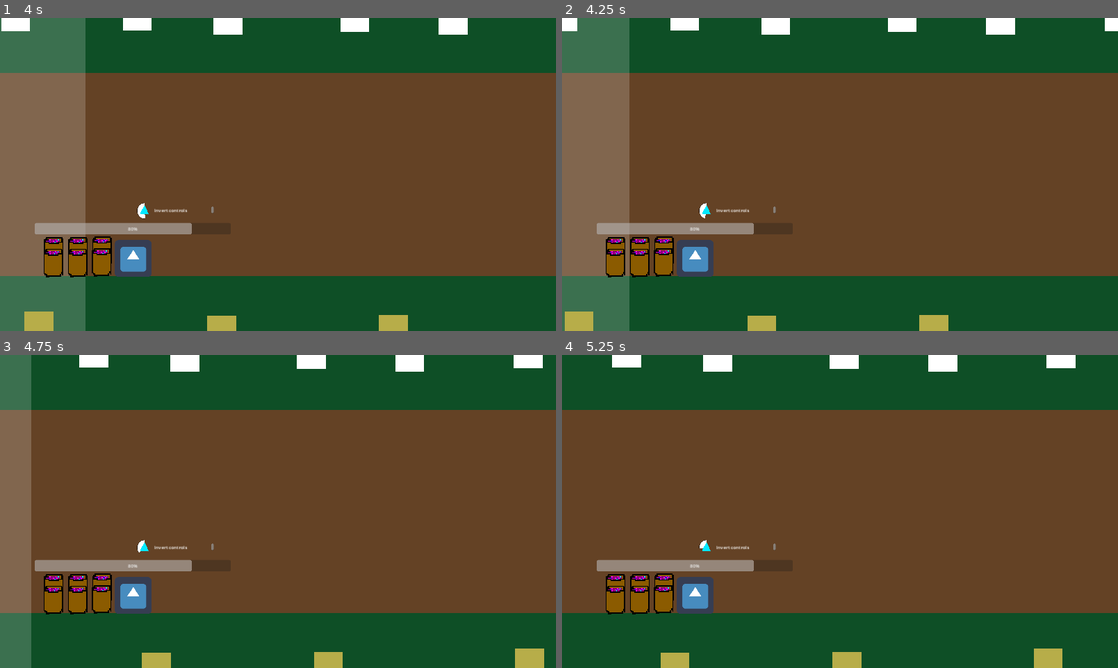
Above: before the commit, frames 1-4 (two rows, left to right).
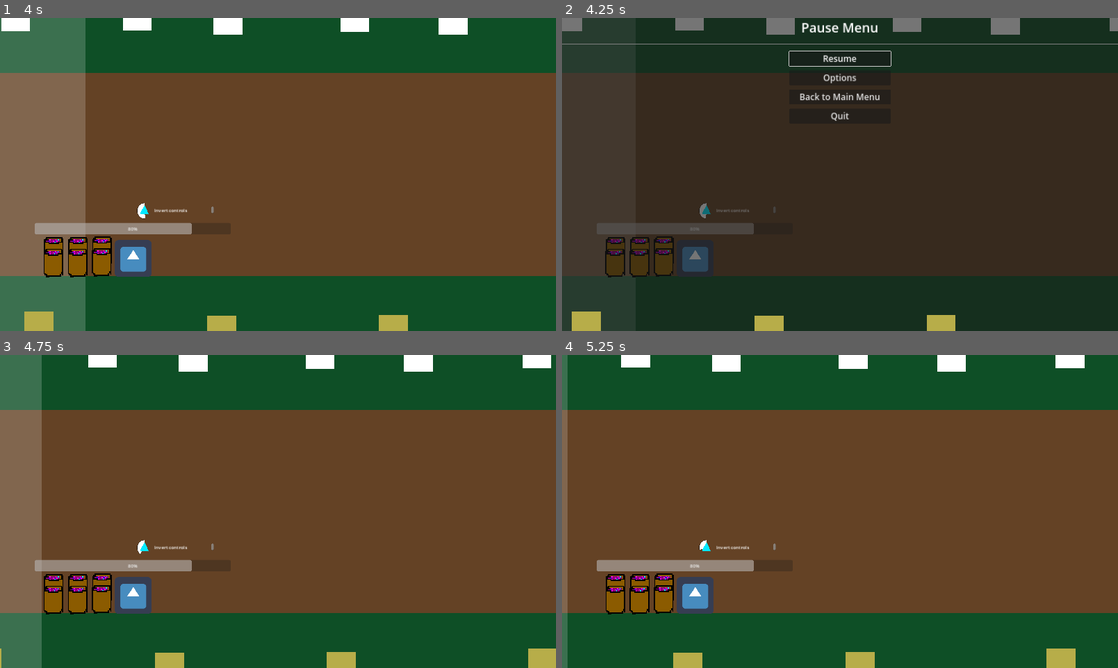
Above: after the commit, the same moments.

Repository: hsandt/ld53
Game: Godot game, scene res://scenes/main_menu_scene.tscn
Same seed, same stepped clock (60 frames per second), same inputs: the game is played once before the commit and once after it. The engine's default icon, where the game draws it, is replaced by a stand-in: a white triangle on a blue panel in a dark square.
Inputs (mouse positions are in pixels of both pictures, inside the frame that each line leads up to):
- Up to frame 1 (4 s): tap Enter (ui_accept) at 0.5, 0.77, 1.52, 3.02, 3.77 s; move the mouse to (400, 158) at 0.52 s; hold Right (ui_right) 0.53-1.28 s; click (400, 158) at 0.67 s; move the mouse to (166, 190) at 1.27 s; hold S (down) 1.28-2.03 s; move the mouse to (333, 105) at 2.02 s; hold Right (ui_right) 2.03-2.78 s; move the mouse to (250, 237) at 2.77 s; hold Up (ui_up) 2.78-3.53 s; click (250, 237) at 2.92 s; move the mouse to (444, 221) at 3.52 s; hold Left (ui_left) from 3.53 s (still down)
- Up to frame 2 (4.25 s): keep holding Left (ui_left); tap Escape (pause) at 4.15 s
- Up to frame 3 (4.75 s): release Left (ui_left) at 4.25 s; click (278, 395) at 4.25 s, where only the run after the commit has a clickable "Resume"
- Up to frame 4 (5.25 s): move the mouse to (673, 464) at 5.02 s; hold Left (ui_left) from 5.03 s (still down)

Frame 1 is identical in both runs. In frame 2, 99% of the frame differs, in the area x 0-100%, y 0-100%; in frame 3, 3.3%; in frame 4, 2.5%.

Commit message:
[Pause] Integrate toggle Pause menu with escape

Diff:
--- a/prefabs/ingame/in_game_manager.tscn
+++ b/prefabs/ingame/in_game_manager.tscn
@@ -4,4 +4,3 @@
 
 [node name="InGameManager" type="Node"]
 script = ExtResource("1_0xi0f")
-first_scene_path = "res://scenes/first_scene.tscn"
--- a/prefabs/pause_menu_custom.tscn
+++ b/prefabs/pause_menu_custom.tscn
@@ -1,6 +1,6 @@
 [gd_scene load_steps=3 format=3 uid="uid://bigtdfruv4w60"]
 
-[ext_resource type="Script" path="res://addons/EasyMenus/Scripts/pause_menu_controller.gd" id="1_pyugr"]
+[ext_resource type="Script" path="res://scripts/menu/pause_menu_controller_custom.gd" id="1_tl63u"]
 [ext_resource type="PackedScene" uid="uid://qlskttl1wjr7" path="res://addons/EasyMenus/Scenes/options_menu.tscn" id="2_1tmd0"]
 
 [node name="PauseMenu" type="Control"]
@@ -11,7 +11,7 @@
 anchor_bottom = 1.0
 grow_horizontal = 2
 grow_vertical = 2
-script = ExtResource("1_pyugr")
+script = ExtResource("1_tl63u")
 
 [node name="Panel" type="Panel" parent="."]
 layout_mode = 1
--- a/scenes/first_scene.tscn
+++ b/scenes/first_scene.tscn
@@ -1,7 +1,8 @@
-[gd_scene load_steps=10 format=3 uid="uid://ddxu5buxr3lp5"]
+[gd_scene load_steps=11 format=3 uid="uid://ddxu5buxr3lp5"]
 
 [ext_resource type="PackedScene" uid="uid://bkxvhy0xyc6my" path="res://prefabs/ingame/in_game_manager.tscn" id="1_i0ea3"]
 [ext_resource type="Texture2D" uid="uid://d0vvv3dcec8mu" path="res://sprites/white_square_1x1.png" id="1_pefx0"]
+[ext_resource type="PackedScene" uid="uid://bigtdfruv4w60" path="res://prefabs/pause_menu_custom.tscn" id="2_afo14"]
 [ext_resource type="PackedScene" uid="uid://cvgbpr47myc5j" path="res://prefabs/ingame/player_character_body_2d.tscn" id="3_82xke"]
 [ext_resource type="PackedScene" uid="uid://clbkj8klm4my3" path="res://prefabs/ingame/obstacle_big.tscn" id="3_ykc5j"]
 [ext_resource type="PackedScene" uid="uid://ybj4svsavf4f" path="res://prefabs/ingame/obstacle_medium.tscn" id="4_h1iuh"]
@@ -16,7 +17,12 @@
 
 [node name="Node2D" type="Node2D"]
 
-[node name="InGameManager" parent="." instance=ExtResource("1_i0ea3")]
+[node name="InGameManager" parent="." node_paths=PackedStringArray("pause_menu") instance=ExtResource("1_i0ea3")]
+pause_menu = NodePath("../CanvasLayer/PauseMenu")
+
+[node name="CanvasLayer" type="CanvasLayer" parent="."]
+
+[node name="PauseMenu" parent="CanvasLayer" instance=ExtResource("2_afo14")]
 
 [node name="ParallaxBackground" type="ParallaxBackground" parent="."]
 layer = -1
--- a/scripts/ingame/InGameManager.gd
+++ b/scripts/ingame/InGameManager.gd
@@ -1,31 +1,22 @@
 extends Node
 
 
-# BUG: circular dependency makes it always null, even when assigned
-## Scene loaded when starting the game
-#@export var first_scene: PackedScene
-# workaround
-@export_file("*.tscn") var first_scene_path: String
-var first_scene: PackedScene
+@export var pause_menu: PauseMenu
 
 
 func _ready():
-	first_scene = load(first_scene_path)
-	assert(first_scene_path != null or first_scene_path.is_empty(),
-		"[InGameManager] first_scene_path is not set on %s" % get_path())
-	assert(first_scene != null,
-		"[InGameManager] first_scene is not set on %s" % get_path())
+	assert(pause_menu != null,
+		"[InGameManager] pause_menu is not set on %s" % get_path())
+	pause_menu.visible = false
 
 
-# BUG: doesn't work, even with just _input
-func _unhandled_input(event: InputEvent):
+func _unhandled_input(event):
+	if (event.is_action_pressed(&"ui_cancel") or event.is_action_pressed(&"pause")):
+		if not pause_menu.visible:
+			pause_menu.accept_event()
+			pause_menu.open_pause_menu()
+		# no need to close else, as pause_menu_controller_custom.gd is handling
+		# this on their side
+
 	if event.is_action_pressed(&"restart"):
-		SceneManager.change_scene(first_scene)
-
-
-# WORKAROUND
-func _process(delta):
-	if Input.is_action_just_pressed(&"restart"):
-		# and while we're at it, let's cut the dep by reloading current scene
-		# this could be moved to AppManager
 		get_tree().reload_current_scene()
--- /dev/null
+++ b/scripts/menu/pause_menu_controller_custom.gd
@@ -0,0 +1,47 @@
+class_name PauseMenu
+extends Control
+signal resume
+signal back_to_main_pressed
+
+@onready var content : VBoxContainer = $%Content
+@onready var options_menu : Control = $%OptionsMenu
+@onready var resume_game_button: Button = $%ResumeGameButton
+
+func open_pause_menu():
+	#Stops game and shows pause menu
+	get_tree().paused = true
+	show()
+	resume_game_button.grab_focus()
+
+func close_pause_menu():
+	get_tree().paused = false
+	hide()
+	emit_signal("resume")
+
+func _on_resume_game_button_pressed():
+	close_pause_menu()
+
+
+func _on_options_button_pressed():
+	content.hide()
+	options_menu.show()
+	options_menu.on_open()
+
+
+func _on_options_menu_close():
+	options_menu.hide()
+	content.show()
+	resume_game_button.grab_focus()
+
+func _on_quit_button_pressed():
+	get_tree().quit()
+
+
+func _on_back_to_menu_button_pressed():
+	close_pause_menu()
+	emit_signal("back_to_main_pressed")
+
+func _unhandled_input(event):
+	if (event.is_action_pressed("ui_cancel") or event.is_action_pressed("pause")) and visible and !options_menu.visible:
+		accept_event()
+		close_pause_menu()
